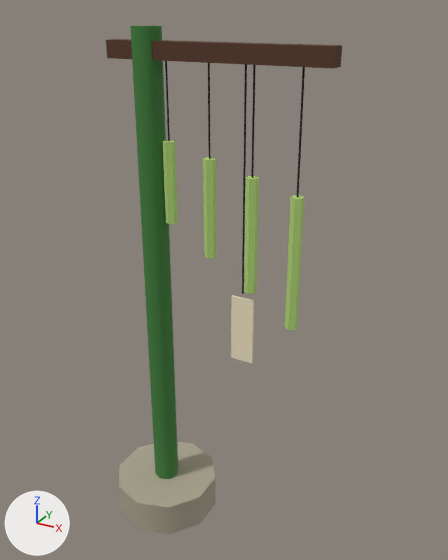
One commit to the Blender file art/env/wind_chime_post.blend: the scene before it, then after it.
Both versions are drawn from a 50 mm camera at (1.74, -2.45, 2.78) aimed at (0.34, 0.1, 1.5). The axes (+X, +Y, +Z) are drawn at lower left. The lights are the same throughout. The first picture is the older version. Objects named as collision shapes, trigger or cutter boxes, shadow casters or lower levels of detail are left out.

Objects in the first picture: 'ChimePost'.
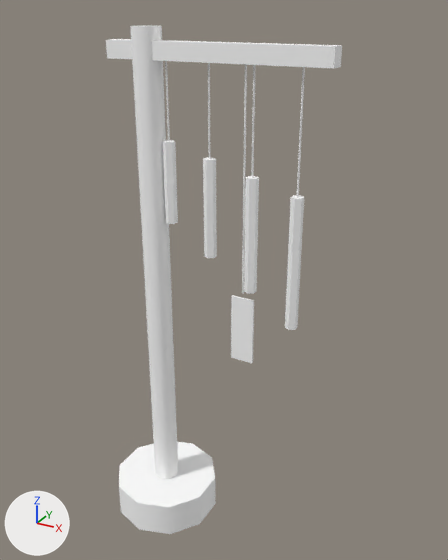
Boxes (x1, y1, x2, y2) around the edits, measured in the pictures (448 x 560 px):
part 1 of me_chimepost, recoloured (grey to white)
    both: (119, 442, 216, 534)
part 2 of me_chimepost, recoloured (green to white)
    both: (130, 26, 178, 479)
part 3 of me_chimepost, recoloured (brown to white)
    both: (106, 39, 342, 69)
part 4 of me_chimepost, recoloured
    both: (165, 61, 305, 294)
part 5 of me_chimepost, recoloured (green to white)
    both: (163, 140, 304, 330)
part 6 of me_chimepost, recoloured (beige to white)
    both: (231, 295, 254, 363)

The edits, one by one:
Material 'VK_vcol' (mat_vk_vcol) is new.
Its base color is (1.0, 1.0, 1.0) (white #ffffff).
Its roughness is 0.9.
me_chimepost has 140 vertices, 96 faces and spans x -0.29..0.9, y -0.3..0.3, z 0.0..2.7.
me_chimepost is used by ob_chimepost; location (0.0, 0.0, 0.0).
me_chimepost part 1: all 12 faces that had it switch from mat_vk_stone (grey #a9a38e) to mat_vk_vcol (white #ffffff).
me_chimepost part 2: all 10 faces that had it switch from mat_vk_bamboo_dark (green #3f7d3a) to mat_vk_vcol (white #ffffff).
me_chimepost part 3: all 6 faces that had it switch from mat_vk_wood_dark (brown #573827) to mat_vk_vcol (white #ffffff).
me_chimepost part 4: all 30 faces that had it switch from mat_vk_ink (black #1b1d22) to mat_vk_vcol (white #ffffff).
me_chimepost part 5: all 32 faces that had it switch from mat_vk_bamboo_light (green #b4d878) to mat_vk_vcol (white #ffffff).
me_chimepost part 6: all 6 faces that had it switch from mat_vk_paper (beige #efe3c2) to mat_vk_vcol (white #ffffff).
